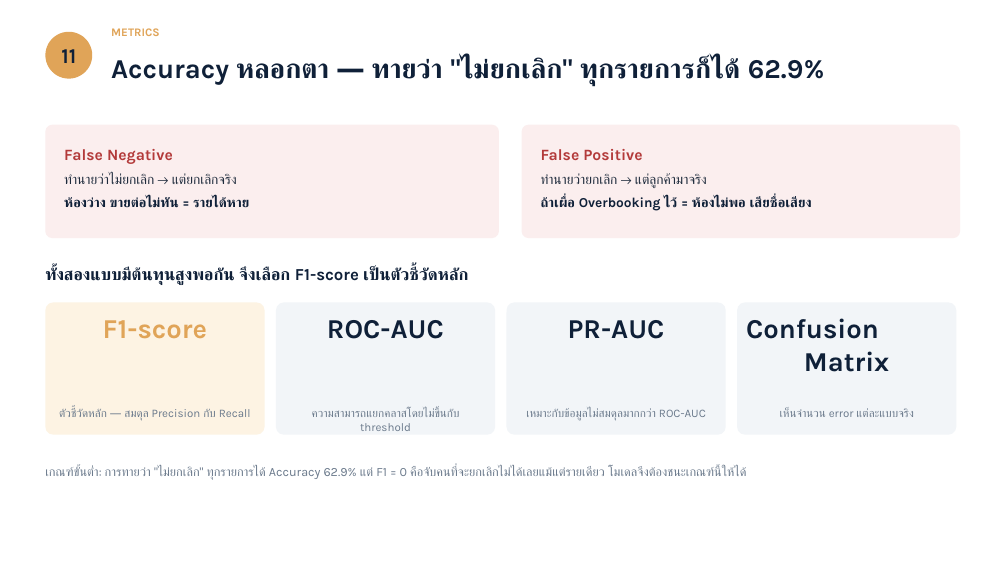
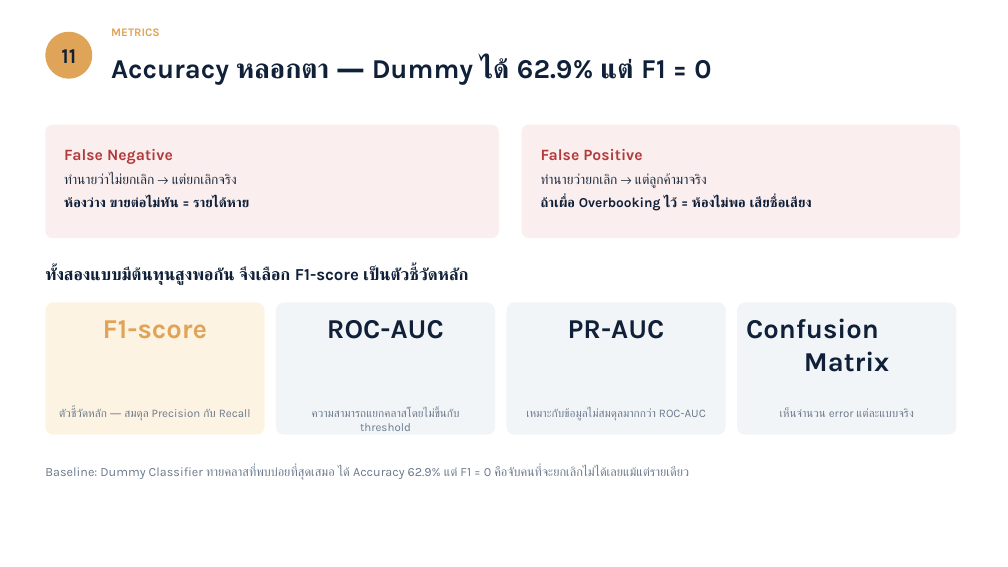
Before and after one commit to Hake2549/ML, a slide deck: slide 11 of slides/Hotel-Booking-Cancellation-Prediction.pptx. Drawn at 1008x567 pixels with LibreOffice and Linux fonts; fonts in the diff are those of the drawing. Boxes give left, top, right and bottom in pixels: in the first picture for what was removed or moved away, otherwise in the second. Text is boxed around its words. In the diff, an @@ line names an element or a change of style, - is before the commit and + after.

Commit message:
Revert "Drop Dummy and HistGradientBoosting from the whole project"
This reverts commit 3b1f2a86e98d934c4218596878dfd3434eddf85b.

```diff
--- a/slides/Hotel-Booking-Cancellation-Prediction.pptx
+++ b/slides/Hotel-Booking-Cancellation-Prediction.pptx
@@ text at [111, 57, 711, 85]: text changed @@
-Accuracy หลอกตา — ทายว่า "ไม่ยกเลิก" ทุกรายการก็ได้ 62.9%
+Accuracy หลอกตา — Dummy ได้ 62.9% แต่ F1 = 0
@@ text at [45, 466, 689, 480]: text changed @@
-เกณฑ์ขั้นต่ำ: การทายว่า "ไม่ยกเลิก" ทุกรายการได้ Accuracy 62.9% แต่ F1 = 0 คือจับคนที่จะยกเลิกไม่ได้เลยแม้แต่รายเดียว โมเดลจึงต้องชนะเกณฑ์นี้ให้ได้
+Baseline: Dummy Classifier ทายคลาสที่พบบ่อยที่สุดเสมอ ได้ Accuracy 62.9% แต่ F1 = 0 คือจับคนที่จะยกเลิกไม่ได้เลยแม้แต่รายเดียว
```
Also in this commit, not shown: 4 other slides changed, 20 other files.
